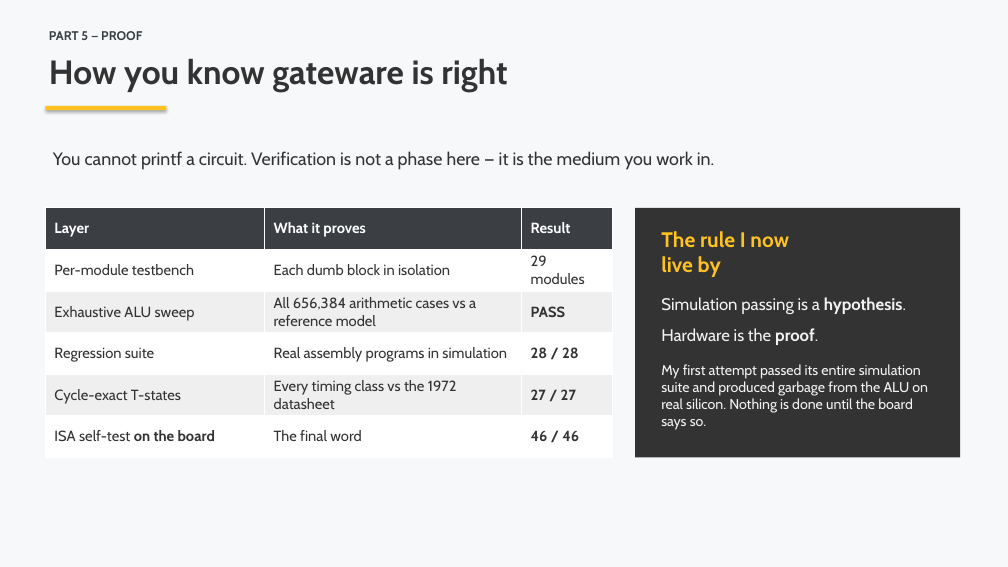
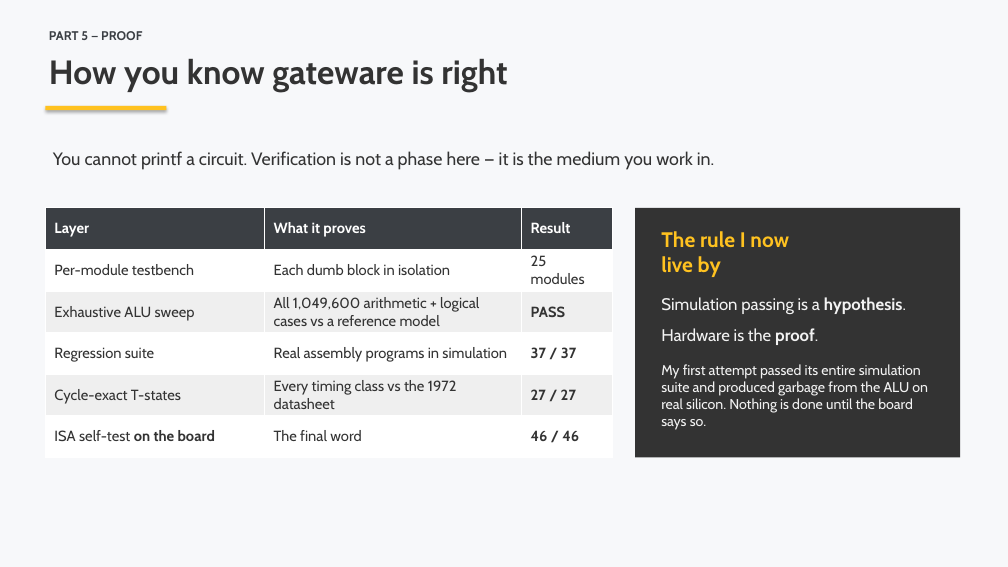
Before and after one commit to robertrico/intel-8008-vhdl, a slide deck: slide 26 of docs/fpga-presentation/fpga_talk.pptx. Drawn at 1008x567 pixels with LibreOffice and Linux fonts; fonts in the diff are those of the drawing. Boxes give left, top, right and bottom in pixels: in the first picture for what was removed or moved away, otherwise in the second. Text is boxed around its words. In the diff, an @@ line names an element or a change of style, - is before the commit and + after.

```diff
--- a/docs/fpga-presentation/fpga_talk.pptx
+++ b/docs/fpga-presentation/fpga_talk.pptx
@@ table at <box>45,208,613,457</box> @@
-row 2, column 3: 29 modules
+row 2, column 3: 25 modules
-row 3, column 2: All 656,384 arithmetic cases vs a reference model
+row 3, column 2: All 1,049,600 arithmetic + logical cases vs a reference model
-row 4, column 3: 28 / 28
+row 4, column 3: 37 / 37
```
Also in this commit, not shown: 6 other slides changed, 1 slide added, 5 other files.
